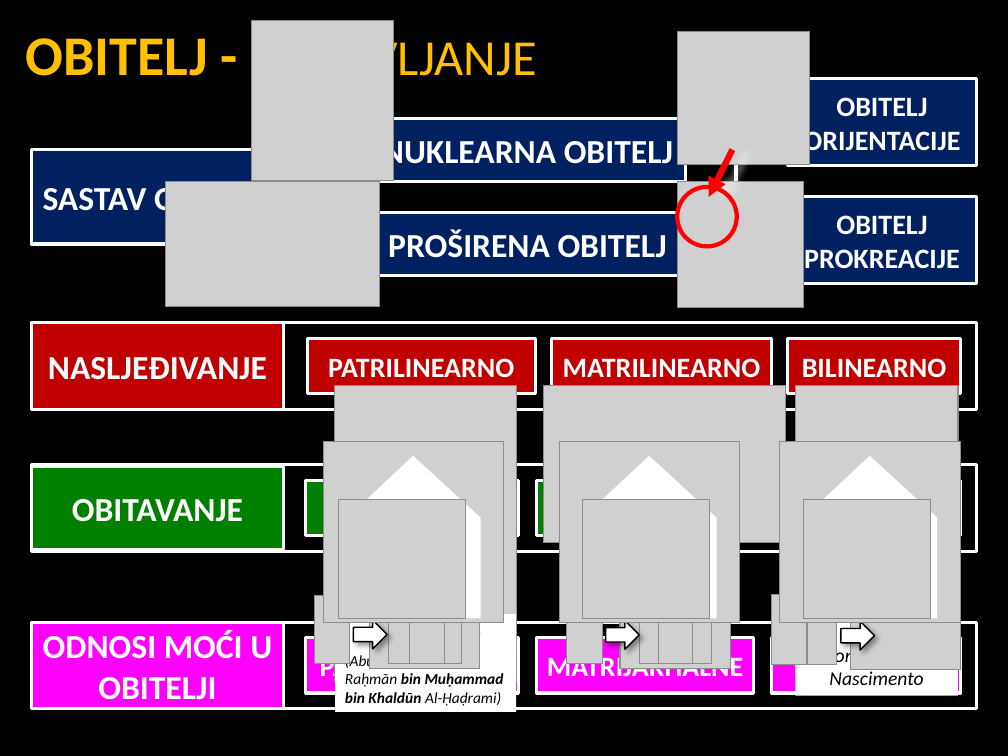
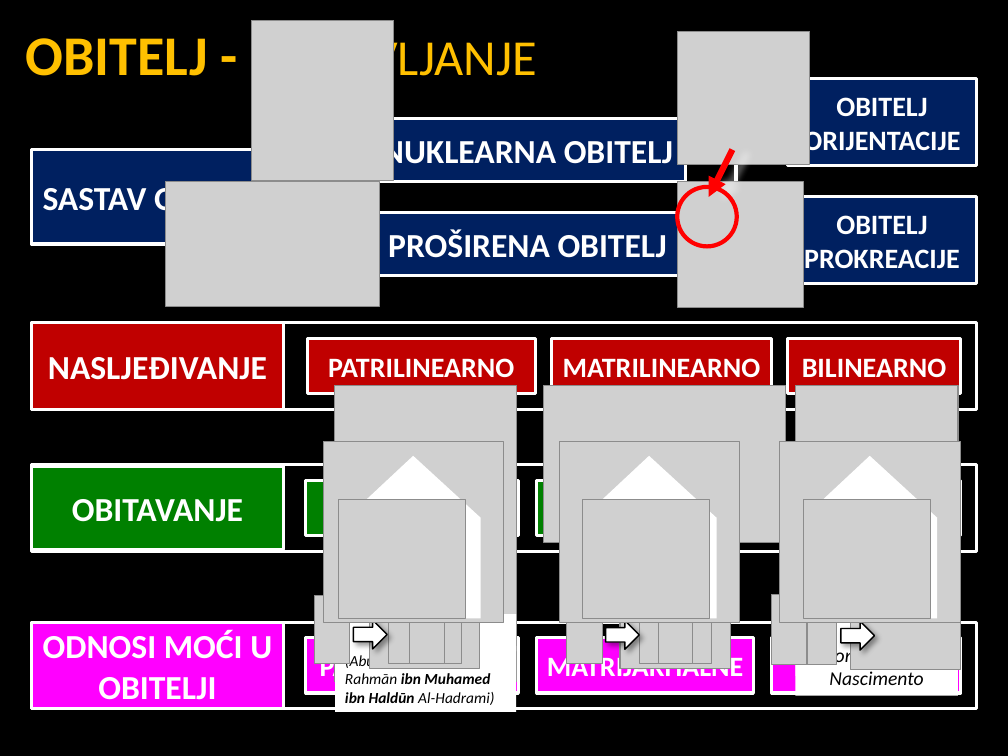
Before and after one commit to srednja-skola/sociologija, a slide deck: slide 10 of data/pptx/007_Obitelj_brak_i_srodstvo.pptx (slide 8 before the commit). Drawn at 1008x756 pixels with LibreOffice and Linux fonts; fonts in the diff are those of the drawing; grey boxes stand for pictures. Boxes give left, top, right and bottom in pixels: in the first picture for what was removed or moved away, otherwise in the second. Text is boxed around its words. In the diff, an @@ line names an element or a change of style, - is before the commit and + after.

```diff
--- a/data/pptx/007_Obitelj_brak_i_srodstvo.pptx
+++ b/data/pptx/007_Obitelj_brak_i_srodstvo.pptx
@@ text in rectangle at box(345, 652, 494, 705): text changed @@
-(Abū Zayd ‘Abdu r-Raḥmān bin Muḥammad bin Khaldūn Al-Ḥaḍrami)
+(Abū Zayd ‘Abdu al-Rahmān ibn Muhamed ibn Haldūn Al-Hadrami)
```
Also in this commit, not shown: 10 other slides changed, 1 slide added.
